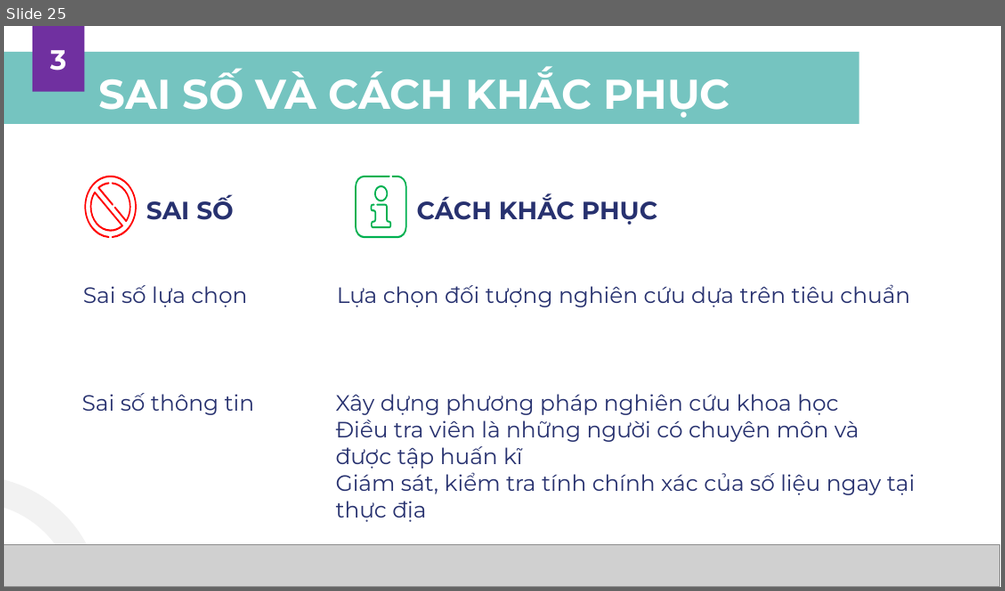
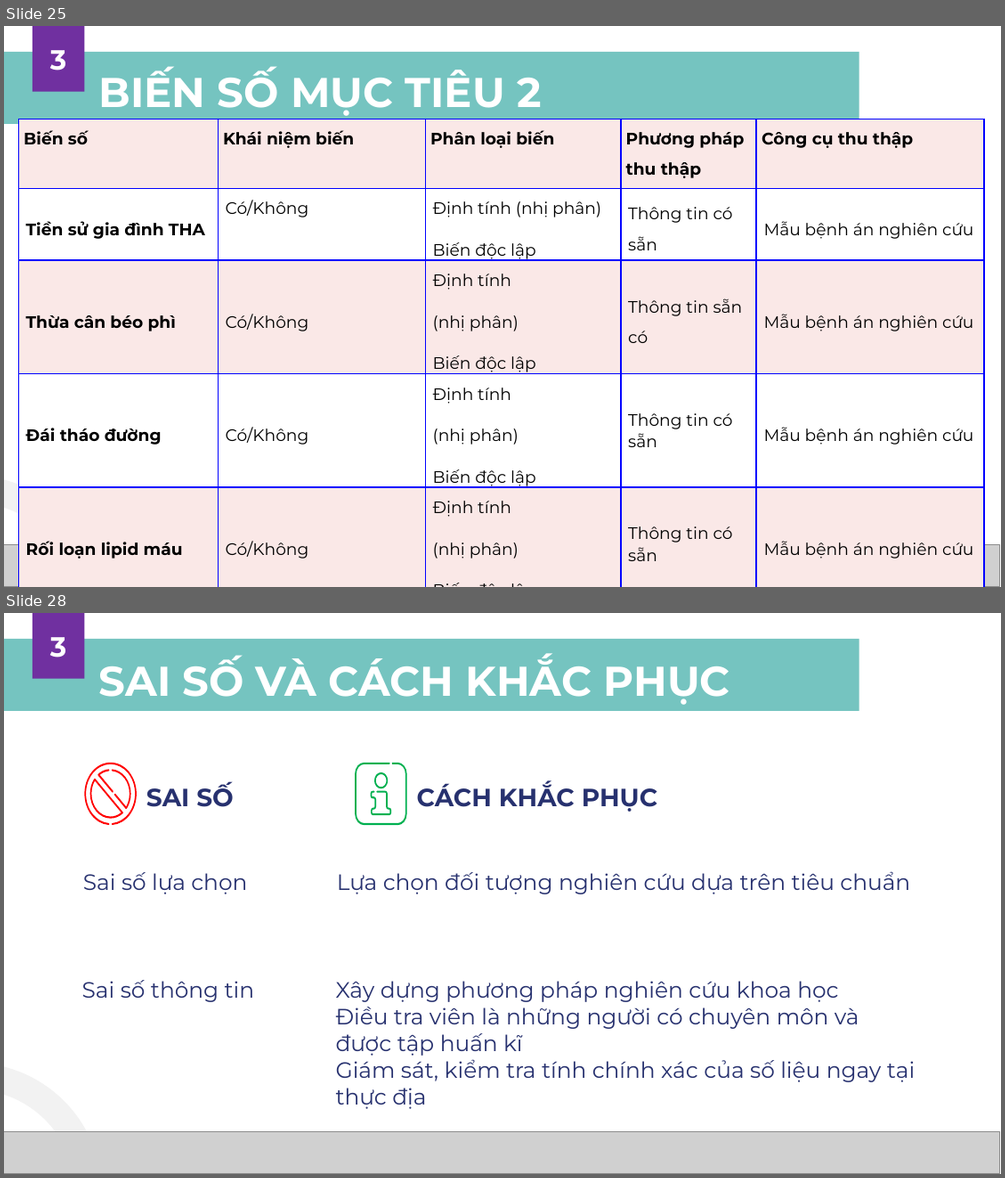
Before and after one commit to MedPocket/HPMUDocs-2021, a slide deck: Nghien-cuu-khoa-hoc/Nhom-4_K39C_Thuyet-trinh-NCKH.pptx. Shown one above the other, each under a label of ours: slide 25 before the commit, slides 25 and 28 after it; the slides between them are not shown. The pictures are 1005x591 and 1005x1178 pixels, drawn with LibreOffice and Linux fonts; fonts in the diff are those of the drawing; grey boxes stand for pictures; background and template pictures are left out. Boxes give left, top, right and bottom in pixels: in the first picture for what was removed or moved away, otherwise in the second. Text is boxed around its words. In the diff, an @@ line names an element or a change of style, - is before the commit and + after.

```diff
--- a/Nghien-cuu-khoa-hoc/Nhom-4_K39C_Thuyet-trinh-NCKH.pptx
+++ b/Nghien-cuu-khoa-hoc/Nhom-4_K39C_Thuyet-trinh-NCKH.pptx
@@ slide 25 added at [4, 26, 1001, 587], background #FFFFFF; not listed: 2 template elements that a slide beside it also shows @@
@@ rectangle added at [32, 26, 85, 92], fill #7030A0, 20 pt, text #FFFFFF, bold @@
+3
@@ title added at [99, 67, 542, 116], 30 pt, text #FFFFFF, bold @@
+BIẾN SỐ MỤC TIÊU 2
@@ table added at [19, 119, 984, 581], 5 rows, 5 columns @@
+Biến số | Khái niệm biến | Phân loại biến | Phương pháp thu thập | Công cụ thu thập
+Tiền sử gia đình THA | Có/Không | Định tính (nhị phân) / Biến độc lập | Thông tin có sẵn | Mẫu bệnh án nghiên cứu
+Thừa cân béo phì | Có/Không | Định tính / (nhị phân) / Biến độc lập | Thông tin sẵn có | Mẫu bệnh án nghiên cứu
+Đái tháo đường | Có/Không | Định tính / (nhị phân) / Biến độc lập | Thông tin có sẵn | Mẫu bệnh án nghiên cứu
+Rối loạn lipid máu | Có/Không | Định tính / (nhị phân) / Biến độc lập | Thông tin có sẵn | Mẫu bệnh án nghiên cứu
@@ picture added at [4, 544, 1000, 586] @@
@@ what was slide 25 is now slide 28 @@
```
Also in this commit, not shown: 6 slides changed, 4 other slides added, 1 slide removed, 1 other file.
